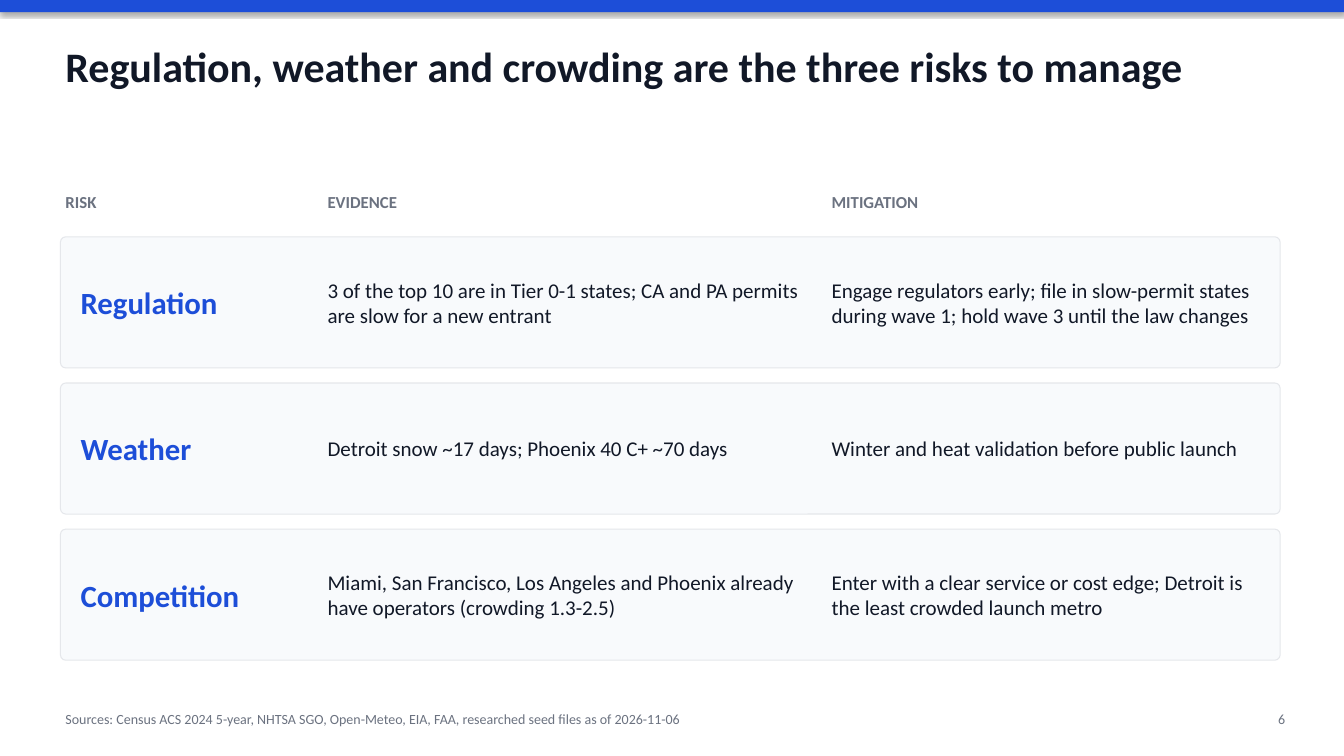
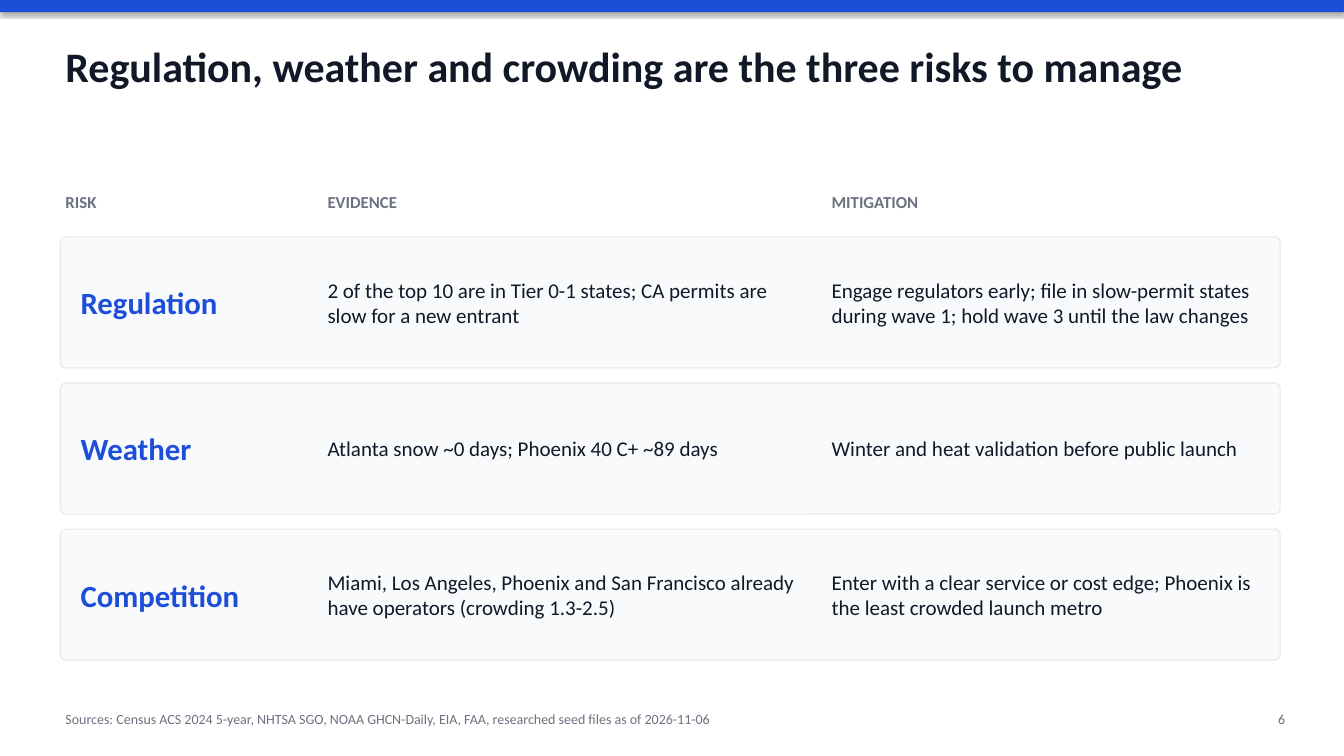
Before and after one commit to jmayank574/av-expansion-strategy, a slide deck: slide 6 of reports/deck.pptx. Drawn at 1344x756 pixels with LibreOffice and Linux fonts; fonts in the diff are those of the drawing. Boxes give left, top, right and bottom in pixels: in the first picture for what was removed or moved away, otherwise in the second. Text is boxed around its words. In the diff, an @@ line names an element or a change of style, - is before the commit and + after.

```diff
--- a/reports/deck.pptx
+++ b/reports/deck.pptx
@@ text at (328,283,768,323): text changed @@
-3 of the top 10 are in Tier 0-1 states; CA and PA permits are slow for a new entrant
+2 of the top 10 are in Tier 0-1 states; CA permits are slow for a new entrant
@@ text at (328,441,718,460): text changed @@
-Detroit snow ~17 days; Phoenix 40 C+ ~70 days
+Atlanta snow ~0 days; Phoenix 40 C+ ~89 days
@@ text at (328,575,794,619): text changed @@
-Miami, San Francisco, Los Angeles and Phoenix already have operators (crowding 1.3-2.5)
+Miami, Los Angeles, Phoenix and San Francisco already have operators (crowding 1.3-2.5)
@@ text at (832,575,1251,615): text changed @@
-Enter with a clear service or cost edge; Detroit is the least crowded launch metro
+Enter with a clear service or cost edge; Phoenix is the least crowded launch metro
@@ text at (65,714,710,726): text changed @@
-Sources: Census ACS 2024 5-year, NHTSA SGO, Open-Meteo, EIA, FAA, researched seed files as of 2026-11-06
+Sources: Census ACS 2024 5-year, NHTSA SGO, NOAA GHCN-Daily, EIA, FAA, researched seed files as of 2026-11-06
```
Also in this commit, not shown: 6 other slides changed, 40 other files.
